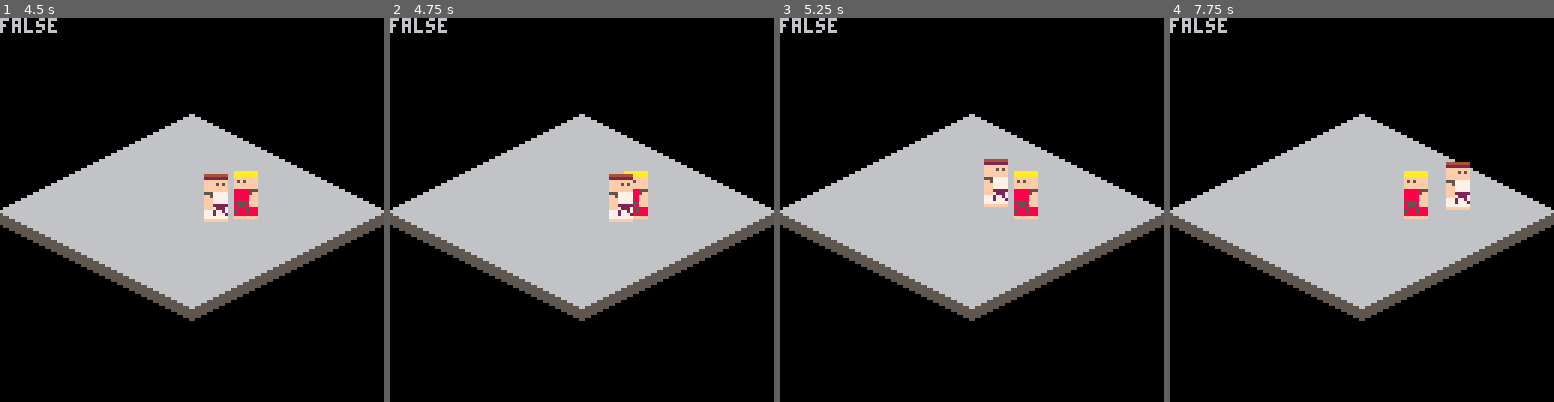
Above: before the commit, frames 1-4 (left to right).
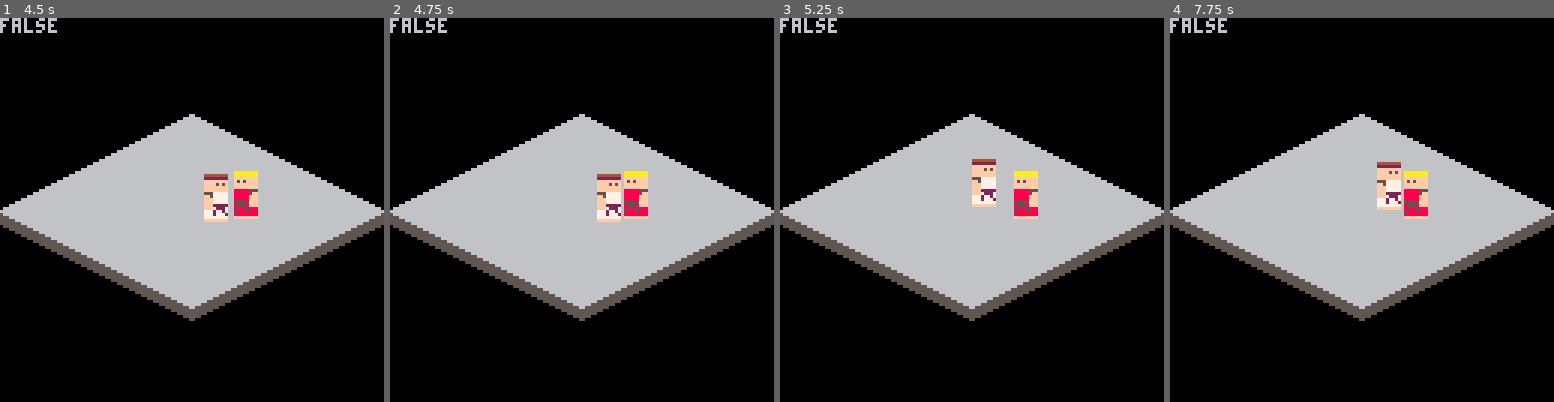
Above: after the commit, the same moments.

Repository: Trifectuh/Fantasy-Console-Projects
Game: PICO-8 cartridge isofight.p8
Two runs of this game, one before a commit and one after it. Both use one fixed random seed, a clock stepped at 60 frames per second and the inputs below.
Inputs:
- Up to frame 1 (4.5 s): tap X (X key) at 0.33, 1.07, 1.85, 2.97, 4.08 s; tap O (Z key) at 0.7, 1.7, 2.1, 2.5, 2.9, 3.3, 3.7, 4.1 s; hold Right 1.6-2.1 s; hold Up 2.15-2.42 s; hold Right 2.47-3.03 s; hold Left 3.08-3.58 s; hold Down 3.63-3.97 s; hold Right from 4.02 s (still down)
- Up to frame 2 (4.75 s): tap O (Z key) at 4.5 s; release Right at 4.68 s; hold Up from 4.73 s (still down)
- Up to frame 3 (5.25 s): tap O (Z key) at 4.9 s; release Up at 5.03 s; hold Left from 5.08 s (still down); tap X (X key) at 5.2 s
- Up to frame 4 (7.75 s): tap O (Z key) every 0.4 s from 5.3 to 7.7 s; release Left at 5.68 s; hold Down 5.73-6.03 s; hold Right 6.08-6.58 s; tap X (X key) at 6.32, 7.43 s; hold Right 6.63-7.13 s; hold Up 7.18-7.45 s; hold Right from 7.5 s (still down)

Frame 1 is identical in both runs. In frame 2, 0.9% of the frame differs, in the area x 53-64%, y 40-54%; in frame 3, 0.9%; in frame 4, 1.6%, in the area x 53-79%, y 37-50%.

Commit message:
player collision working. messy code tho

Diff:
--- a/isofight.p8
+++ b/isofight.p8
@@ -83,23 +83,47 @@
 
  if char.x-op.x<=9
  and op.x-char.x<=0 then
+  cl=true
+ else cl=false end
+
+ if char.x-op.x>=-9
+ and op.x-char.x>=0 then
+  cr=true
+ else cr=false end
+
+ if char.x-op.x>=8
+ or char.x-op.x<=-8 then
+  cu=false
+ else cu=true end
+
+ if coly and cl then
   coll=true
- else coll=false end
-
- if coly and coll then
-  col=true
- else col = false end
+ else coll = false end
+
+ if coly and cr then
+  colr=true
+ else colr = false end
+
  ctrl=char.id-1
 	--check for btn then move
 	if btn(0, ctrl)
- and col==false then
+ and coll==false then
   char.dx = -0.5 end
- if btn(1, ctrl) then
+ if btn(1, ctrl)
+ and colr==false then
  	char.dx = 0.5 end
  if btn(2, ctrl) then
-  char.dy = -0.25 end
+  if cu==true then
+   if char.y>=op.y+6
+   or op.y>=char.y+5 then
+    char.dy = -0.25 end
+   else char.dy = -0.25 end end
  if btn(3, ctrl) then
- 	char.dy = 0.25 end
+ 	if cu==true then
+   if char.y<=op.y-6
+   or op.y<=char.y-5 then
+    char.dy = 0.25 end
+   else char.dy = 0.25 end end
  char.x+=char.dx
  char.y+=char.dy
 end
